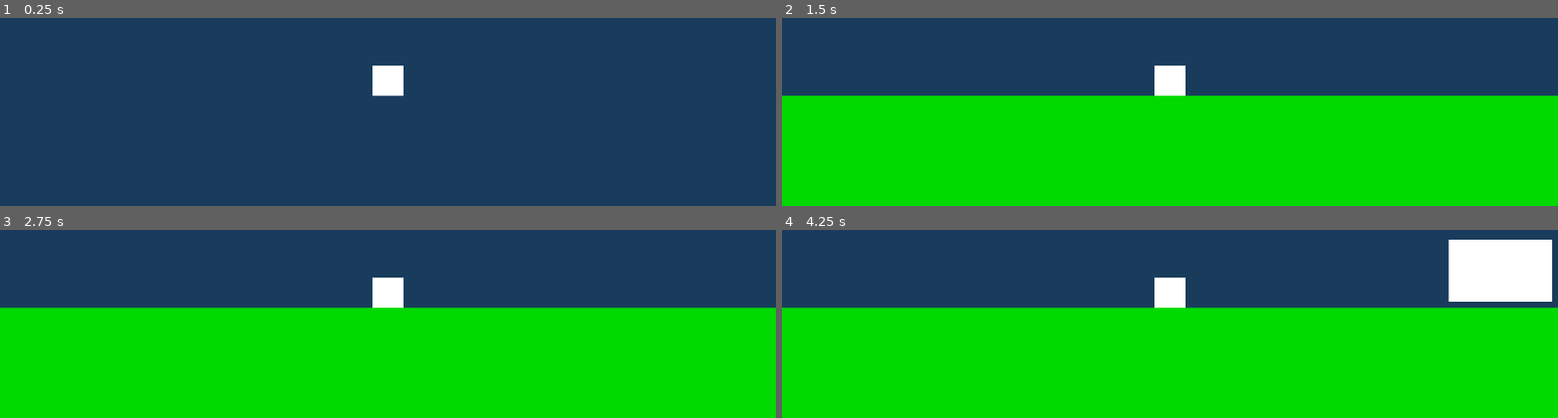
Above: before the commit, frames 1-4 (two rows, left to right).
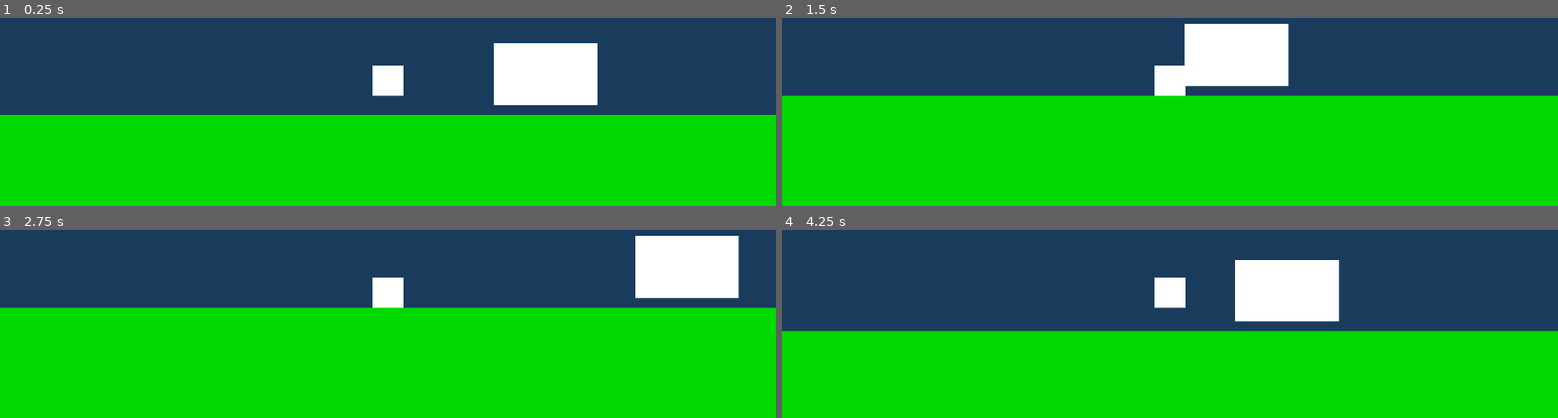
Above: after the commit, the same moments.

Repository: MopNop/2D-Game
Game: Godot game, scene res://scenes/chapters/1/level_1.tscn
Two runs of this game, one before a commit and one after it. Both use one fixed random seed, a clock stepped at 60 frames per second and the inputs below.
Inputs:
- Up to frame 1 (0.25 s): no input
- Up to frame 2 (1.5 s): hold D (right) from 0.53 s (still down); tap Space (jump) at 0.77 s
- Up to frame 3 (2.75 s): tap Space (jump) at 1.52 s; release D (right) at 2.03 s; hold A (left) from 2.03 s (still down)
- Up to frame 4 (4.25 s): release A (left) at 2.78 s; hold D (right) from 2.78 s (still down); tap Space (jump) at 3.02, 3.77 s

The runs differ from the first frame. In frame 1, 53% of the frame differs, in the area x 0-100%, y 13-100%; in frame 2, 4.5%; in frame 3, 4.5%; in frame 4, 21%.

Commit message:
flag works mostly

Diff:
--- a/scenes/assets/flag.tscn
+++ b/scenes/assets/flag.tscn
@@ -1,4 +1,6 @@
-[gd_scene load_steps=4 format=3 uid="uid://boumjjg2cpuej"]
+[gd_scene load_steps=5 format=3 uid="uid://boumjjg2cpuej"]
+
+[ext_resource type="Script" path="res://scripts/flag.gd" id="1_vr6re"]
 
 [sub_resource type="RectangleShape2D" id="RectangleShape2D_xgj1r"]
 size = Vector2(254, 149.5)
@@ -11,6 +13,7 @@
 gradient = SubResource("Gradient_fvh2k")
 
 [node name="Flag" type="Area2D"]
+script = ExtResource("1_vr6re")
 
 [node name="CollisionShape2D" type="CollisionShape2D" parent="."]
 shape = SubResource("RectangleShape2D_xgj1r")
@@ -18,3 +21,5 @@
 [node name="Sprite2D" type="Sprite2D" parent="."]
 scale = Vector2(1, 153.5)
 texture = SubResource("GradientTexture1D_fdq1k")
+
+[connection signal="body_entered" from="." to="." method="_on_body_entered"]
--- a/scenes/chapters/1/level_1.tscn
+++ b/scenes/chapters/1/level_1.tscn
@@ -16,6 +16,7 @@
 [node name="Node2D" type="Node2D"]
 
 [node name="player" parent="." instance=ExtResource("1_0mtq7")]
+position = Vector2(120, 760)
 
 [node name="Camera2D" type="Camera2D" parent="player"]
 position = Vector2(0, -230)
@@ -34,4 +35,4 @@
 texture = SubResource("GradientTexture2D_paejr")
 
 [node name="Flag" parent="." instance=ExtResource("2_8v0t6")]
-position = Vector2(1918, 784)
+position = Vector2(510, 776)
--- /dev/null
+++ b/scripts/flag.gd
@@ -0,0 +1,6 @@
+extends Area2D
+
+
+func _on_body_entered(body:Node2D):
+    if body.name == "player":
+        Global.nextlevel()
--- a/scripts/global.gd
+++ b/scripts/global.gd
@@ -1 +1,25 @@
 extends Node
+
+
+
+# Level Management
+var level = 1
+var chapter = 1
+
+
+
+func nextlevel():
+	var temppath = "res://scenes/chapters/%s/level_%s.tscn"
+	var pathname = temppath % [chapter, level+1]
+	if ResourceLoader.exists(pathname):
+		level += 1
+		get_tree().change_scene_to_file(pathname)
+	else:
+		get_tree().change_scene_to_file(get_tree().current_scene.scene_file_path)
+
+
+
+
+var ch1 = [
+	"res://scenes/chapters/1/level_1.tscn",
+]
Not shown, added: export_presets.cfg
